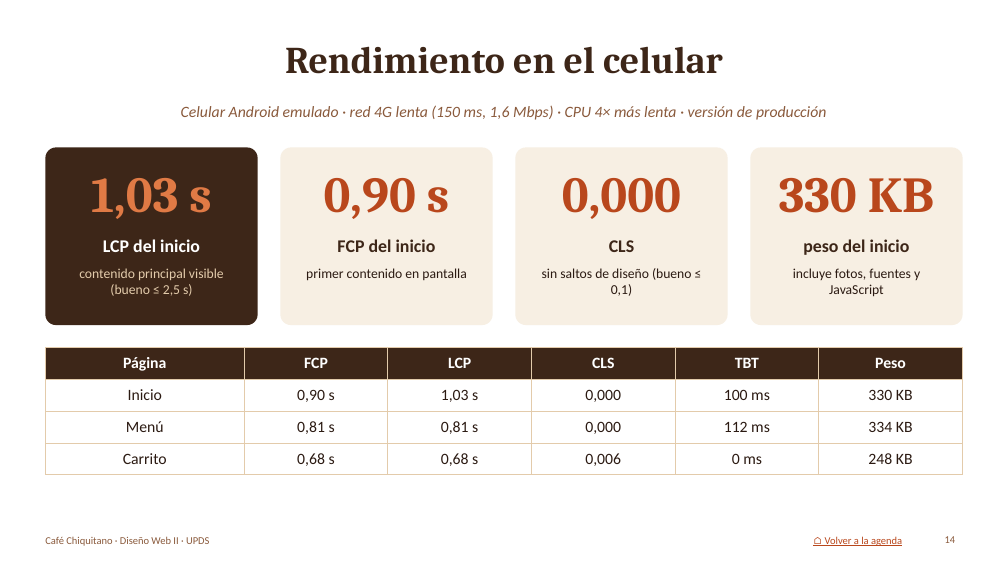
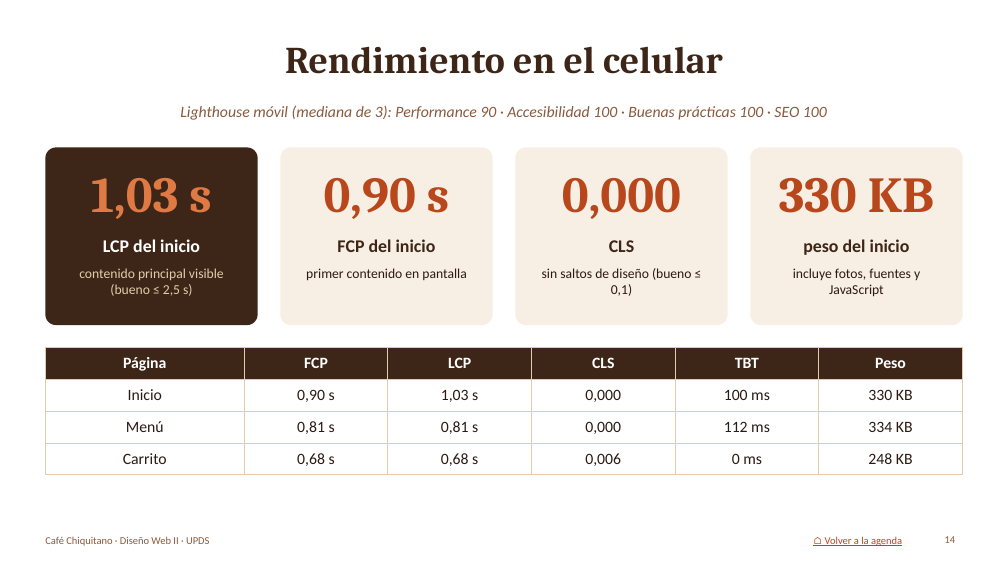
Before and after one commit to lixinrodriguez1-eng/mercado-justo-cruceno, a slide deck: slide 14 of informe/Presentacion_Cafe_Chiquitano.pptx. Drawn at 1008x567 pixels with LibreOffice and Linux fonts; fonts in the diff are those of the drawing; background and template pictures are left out. Boxes give left, top, right and bottom in pixels: in the first picture for what was removed or moved away, otherwise in the second. Text is boxed around its words. In the diff, an @@ line names an element or a change of style, - is before the commit and + after.

```diff
--- a/informe/Presentacion_Cafe_Chiquitano.pptx
+++ b/informe/Presentacion_Cafe_Chiquitano.pptx
@@ text at <box>180,105,827,120</box>: text changed @@
-Celular Android emulado · red 4G lenta (150 ms, 1,6 Mbps) · CPU 4× más lenta · versión de producción
+Lighthouse móvil (mediana de 3): Performance 90 · Accesibilidad 100 · Buenas prácticas 100 · SEO 100
```
Also in this commit, not shown: 6 other files.
